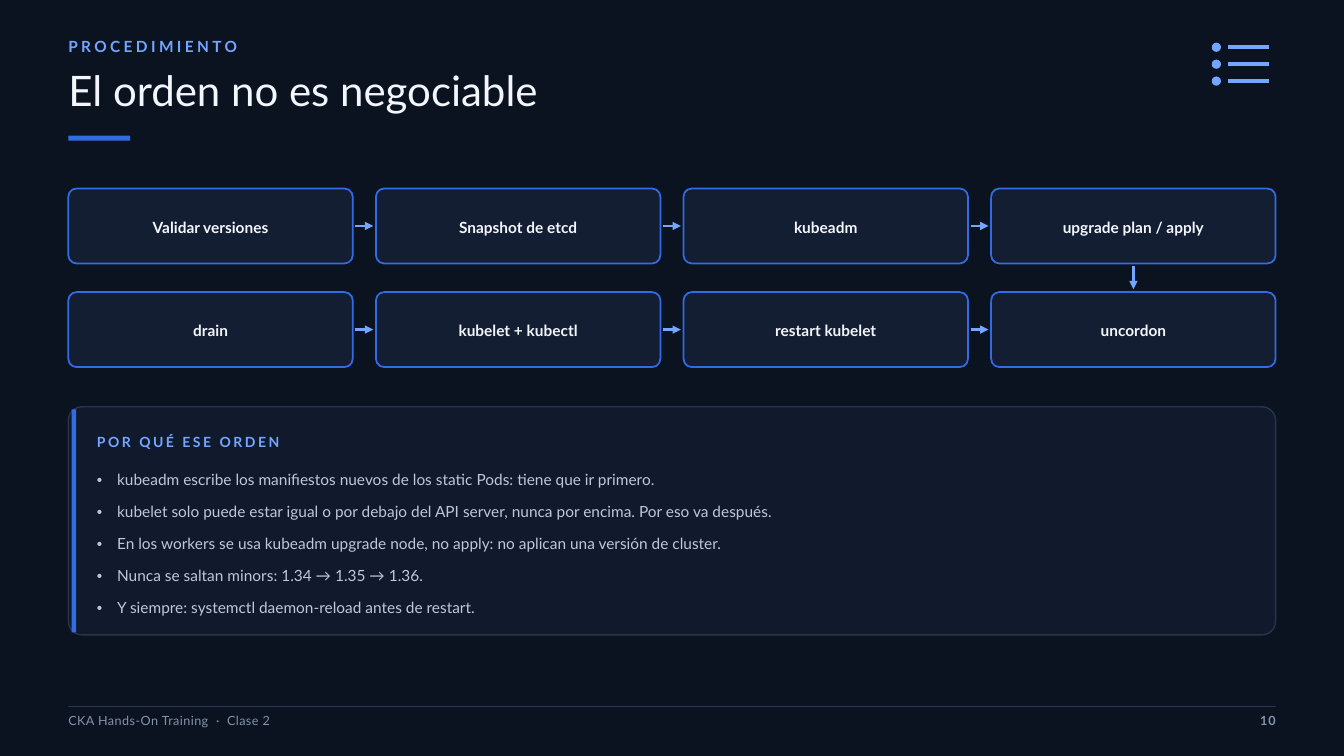
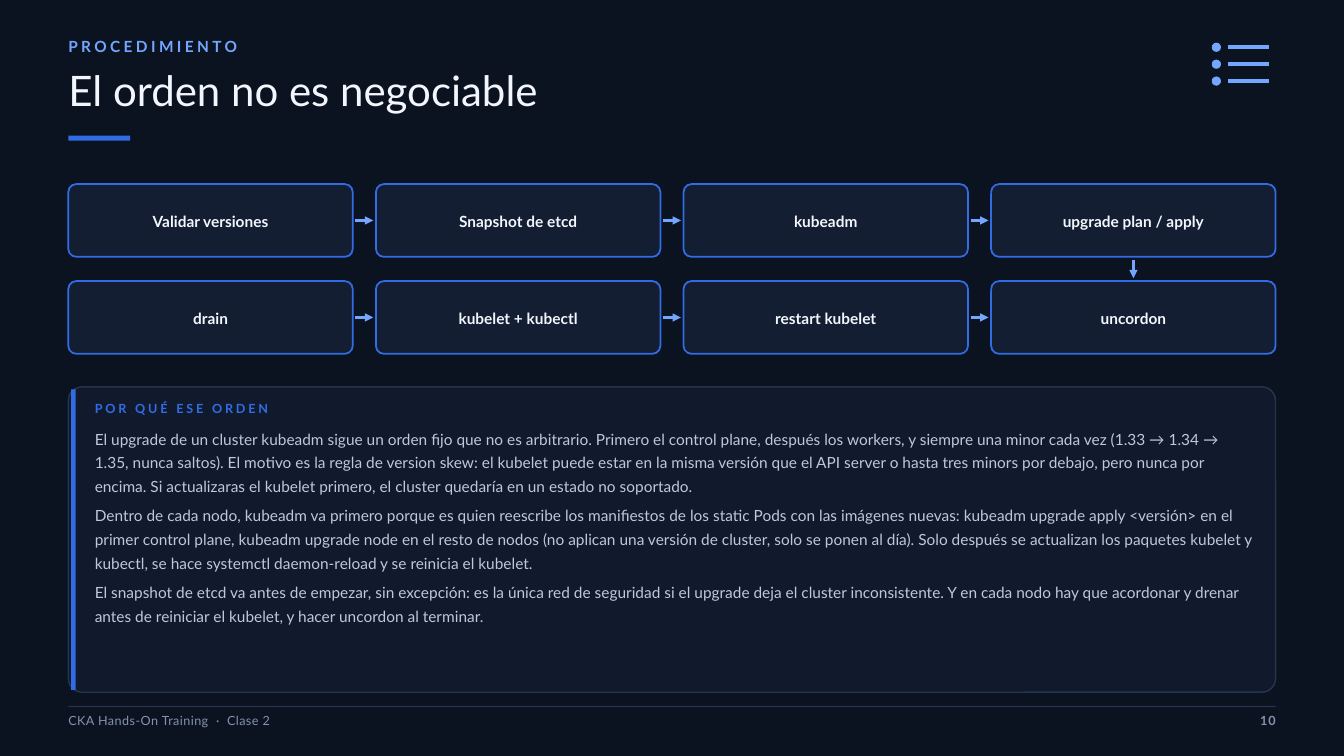
Before and after one commit to brettsacuna/CKA-TRAINING, a slide deck: slide 10 of CLASE-02/01-CLASE-02-CKA.pptx. Drawn at 1344x756 pixels with LibreOffice and Linux fonts; fonts in the diff are those of the drawing. Boxes give left, top, right and bottom in pixels: in the first picture for what was removed or moved away, otherwise in the second. Text is boxed around its words. In the diff, an @@ line names an element or a change of style, - is before the commit and + after.

```diff
--- a/CLASE-02/01-CLASE-02-CKA.pptx
+++ b/CLASE-02/01-CLASE-02-CKA.pptx
@@ 4 texts, 4 rounded rectangles, 3 arrows: place and size @@
-4 texts, 4 rounded rectangles, 3 arrows at (69,189,1275,263)
+4 texts, 4 rounded rectangles, 3 arrows at (69,185,1275,257)
@@ arrow moved from (1133, 266) - (1133, 289) to (1133, 260) - (1133, 278) @@
@@ 4 texts, 4 rounded rectangles, 3 arrows: place and size @@
-4 texts, 4 rounded rectangles, 3 arrows at (69,292,1275,367)
+4 texts, 4 rounded rectangles, 3 arrows at (69,281,1275,354)
@@ rounded rectangle: place and size @@
-rounded rectangle at (69,407,1276,635)
+rounded rectangle at (69,387,1276,693)
@@ rounded rectangle at (69,387,1276,693): proportions changed @@
@@ rectangle: place and size @@
-rectangle at (72,409,76,632)
+rectangle at (72,389,76,690)
@@ text at (95,402,268,415): size 10 to 9 pt, text colour #74A6FF to #326CE5, letter spacing 1.8 to 2 pt in "POR QUÉ ESE ORDEN"; less space between paragraphs @@
@@ text "POR QUÉ ESE ORDEN": place and size @@
-text "POR QUÉ ESE ORDEN" at (97,434,771,616)
+text "POR QUÉ ESE ORDEN" at (95,402,1252,625)
@@ text at (95,433,1252,625): text changed @@
-• kubeadm escribe los manifiestos nuevos de los static Pods: tiene que ir primero.
-• kubelet solo puede estar igual o por debajo del API server, nunca por encima. Por eso va después.
-• En los workers se usa kubeadm upgrade node, no apply: no aplican una versión de cluster.
-• Nunca se saltan minors: 1.34 → 1.35 → 1.36.
-• Y siempre: systemctl daemon-reload antes de restart.
+El upgrade de un cluster kubeadm sigue un orden fijo que no es arbitrario. Primero el control plane, después los workers, y siempre una minor cada vez (1.33 → 1.34 → 1.35, nunca saltos). El motivo es la regla de version skew: el kubelet puede estar en la misma versión que el API server o hasta tres minors por debajo, pero nunca por encima. Si actualizaras el kubelet primero, el cluster quedaría en un estado no soportado.
+Dentro de cada nodo, kubeadm va primero porque es quien reescribe los manifiestos de los static Pods con las imágenes nuevas: kubeadm upgrade apply <versión> en el primer control plane, kubeadm upgrade node en el resto de nodos (no aplican una versión de cluster, solo se ponen al día). Solo después se actualizan los paquetes kubelet y kubectl, se hace systemctl daemon-reload y se reinicia el kubelet.
+El snapshot de etcd va antes de empezar, sin excepción: es la única red de seguridad si el upgrade deja el cluster inconsistente. Y en cada nodo hay que acordonar y drenar antes de reiniciar el kubelet, y hacer uncordon al terminar.
```
Also in this commit, not shown: 6 other slides changed, 14 other files.
